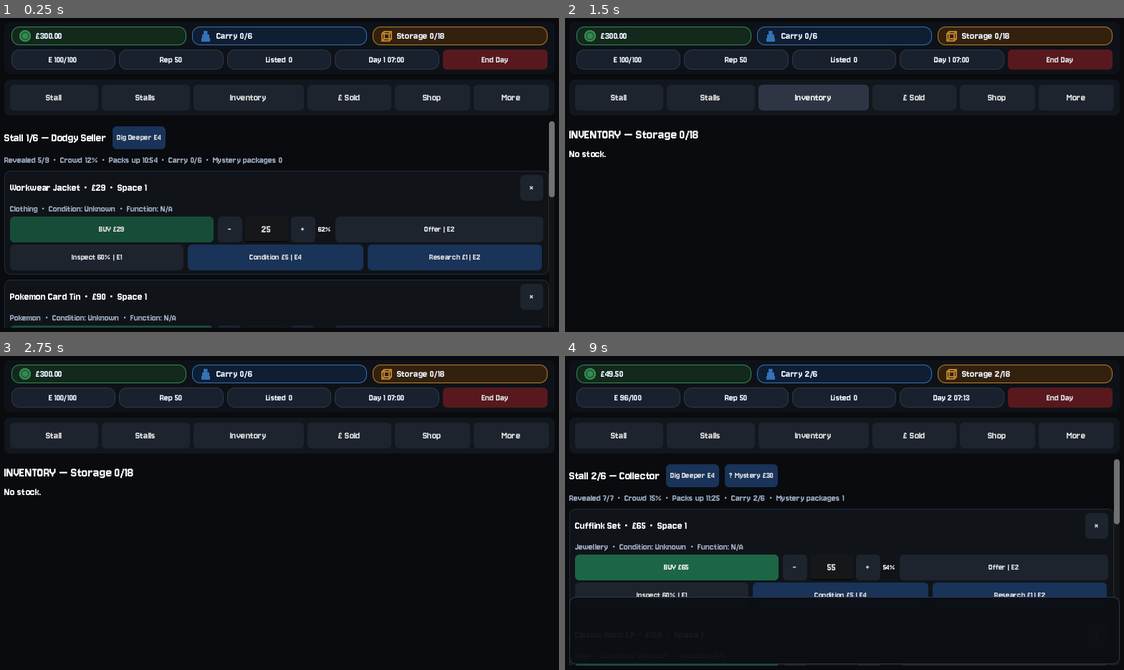
Above: before the commit, frames 1-4 (two rows, left to right).
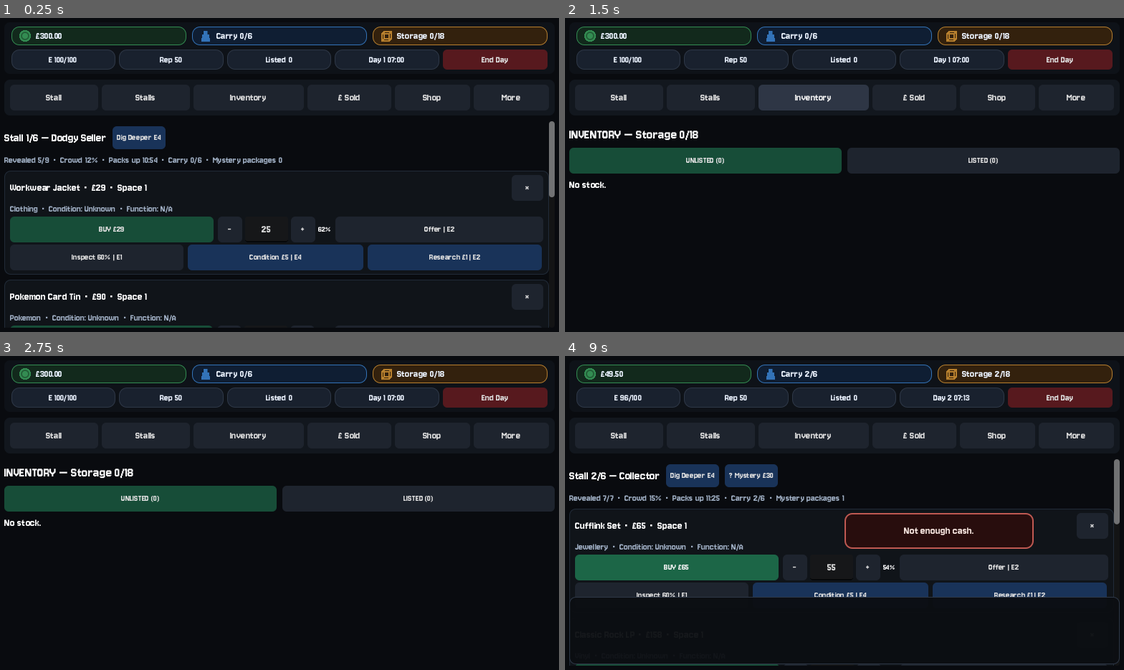
Above: after the commit, the same moments.

Repository: wmilburn1997-ai/car-boot-reseller
Game: Godot game, scene res://Main.tscn
Two runs of this game, one before a commit and one after it. Both use one fixed random seed, a clock stepped at 60 frames per second and the inputs below.
Inputs (mouse positions are in pixels of both pictures, inside the frame that each line leads up to):
- Up to frame 1 (0.25 s): no input
- Up to frame 2 (1.5 s): click "Stall" at 0.5 s; click "Inventory" at 1.25 s
- Up to frame 3 (2.75 s): click (139, 497) at 2 s, where only the run after the commit has a clickable "UNLISTED (0)"
- Up to frame 4 (9 s): click (984, 497) at 2.75 s, where only the run after the commit has a clickable "LISTED (0)"; click "End Day" at 3.5 s; click "Stalls" at 4.25 s; click "Go | 5 min" at 5 s; click "Dig Deeper E4" at 5.75 s; click "×" at 6.5 s; click "BUY £158" at 7.25 s; click "BUY £86" at 8 s; click "BUY £65" at 8.75 s

The runs differ from the first frame. In frame 1, less than 0.1% of the frame differs, in the area x 93-96%, y 53-90%; in frame 2, 8.1%, in the area x 0-100%, y 41-55%; in frame 3, 8.1%; in frame 4, 0.6%.

Commit message:
Main gd blocked popup

Diff:
--- a/main.gd
+++ b/main.gd
@@ -144,6 +144,9 @@
 var status_label
 var status_panel
 var status_hide_timer
+var blocked_popup
+var blocked_popup_label
+var blocked_popup_timer
 var tooltip_is_held = false
 
 
@@ -163,6 +166,7 @@
 var tooltip_saved_text = ""
 var total_haggled_savings = 0.0
 var pending_instant_sale_banner = ""
+var inventory_tab = "unlisted"
 var package_insight_level = 0
 var persuasion_level = 0
 const PACKAGE_INSIGHT_MAX = 20
@@ -386,7 +390,7 @@
 	nav_panel.add_child(nav)
 	add_nav_button(nav, "Stall", Callable(self, "show_stall"))
 	add_nav_button(nav, "Stalls", Callable(self, "show_stall_list"))
-	add_nav_button(nav, "Inventory", Callable(self, "show_inventory"))
+	add_nav_button(nav, "Inventory", Callable(self, "show_inventory_fresh"))
 	add_nav_button(nav, "£ Sold", Callable(self, "show_sold_history"))
 	add_nav_button(nav, "Shop", Callable(self, "show_shop"))
 	add_nav_button(nav, "More", Callable(self, "show_more_menu"))
@@ -466,6 +470,44 @@
 	status_hide_timer.wait_time = 4.0
 	status_hide_timer.timeout.connect(Callable(self, "_hide_status_overlay"))
 	add_child(status_hide_timer)
+
+	blocked_popup = PanelContainer.new()
+	blocked_popup.set_anchors_preset(Control.PRESET_CENTER)
+	blocked_popup.mouse_filter = Control.MOUSE_FILTER_IGNORE
+	blocked_popup.visible = false
+	blocked_popup.z_index = 100
+	var blocked_style = StyleBoxFlat.new()
+	blocked_style.bg_color = Color(0.16,0.05,0.05,0.97)
+	blocked_style.border_width_left = 2
+	blocked_style.border_width_top = 2
+	blocked_style.border_width_right = 2
+	blocked_style.border_width_bottom = 2
+	blocked_style.border_color = Color(0.75,0.35,0.32,1.0)
+	blocked_style.corner_radius_top_left = 10
+	blocked_style.corner_radius_top_right = 10
+	blocked_style.corner_radius_bottom_left = 10
+	blocked_style.corner_radius_bottom_right = 10
+	blocked_style.content_margin_left = 22
+	blocked_style.content_margin_right = 22
+	blocked_style.content_margin_top = 16
+	blocked_style.content_margin_bottom = 16
+	blocked_popup.add_theme_stylebox_override("panel", blocked_style)
+	add_child(blocked_popup)
+
+	blocked_popup_label = Label.new()
+	blocked_popup_label.autowrap_mode = TextServer.AUTOWRAP_WORD_SMART
+	blocked_popup_label.horizontal_alignment = HORIZONTAL_ALIGNMENT_CENTER
+	blocked_popup_label.custom_minimum_size = Vector2(220, 0)
+	blocked_popup_label.add_theme_font_size_override("font_size", 16)
+	blocked_popup_label.add_theme_color_override("font_color", Color(0.95,0.88,0.86,1.0))
+	blocked_popup.add_child(blocked_popup_label)
+
+	blocked_popup_timer = Timer.new()
+	blocked_popup_timer.one_shot = true
+	blocked_popup_timer.wait_time = 2.6
+	blocked_popup_timer.timeout.connect(Callable(self, "_hide_blocked_popup"))
+	add_child(blocked_popup_timer)
+
 	update_header()
 
 func show_more_menu():
@@ -686,6 +728,20 @@
 	status_label.add_theme_color_override("font_color", color)
 	_show_status_overlay(true)
 
+func show_blocked_popup(text):
+	if blocked_popup == null:
+		return
+	blocked_popup_label.text = text
+	blocked_popup.visible = true
+	blocked_popup.move_to_front()
+	blocked_popup.reset_size()
+	blocked_popup.set_anchors_preset(Control.PRESET_CENTER)
+	blocked_popup_timer.start()
+
+func _hide_blocked_popup():
+	if blocked_popup != null:
+		blocked_popup.visible = false
+
 func _show_status_overlay(auto_hide = true):
 	if status_panel == null:
 		return
@@ -1078,7 +1134,6 @@
 		if item["dismissed"]:
 			continue
 		var panel = make_card()
-		panel.gui_input.connect(Callable(self, "_on_stall_card_input").bind(panel, i))
 		body.add_child(panel)
 		var card = VBoxContainer.new()
 		card.size_flags_horizontal = Control.SIZE_EXPAND_FILL
@@ -1107,7 +1162,8 @@
 		var dismiss_button = Button.new()
 		dismiss_button.text = "×"
 		dismiss_button.tooltip_text = "Not interested — hide this item for the rest of this stall visit. Free, no time cost. It's still there for anyone else, and dismissing doesn't affect the real item pool."
-		dismiss_button.custom_minimum_size = Vector2(32, 32)
+		dismiss_button.custom_minimum_size = Vector2(44, 44)
+		dismiss_button.add_theme_font_size_override("font_size", 20)
 		style_button(dismiss_button, "nav")
 		dismiss_button.pressed.connect(Callable(self, "dismiss_stall_item").bind(i))
 		name_row.add_child(dismiss_button)
@@ -1389,20 +1445,6 @@
 	stall["stock"][index]["dismissed"] = true
 	show_stall()
 
-func _on_stall_card_input(event, panel, index):
-	if event is InputEventScreenTouch:
-		if event.pressed:
-			panel.set_meta("swipe_start", event.position)
-			panel.set_meta("swipe_total", Vector2.ZERO)
-		else:
-			if panel.has_meta("swipe_total"):
-				var total = panel.get_meta("swipe_total")
-				if total.x < -80.0 and abs(total.y) < 50.0:
-					dismiss_stall_item(index)
-	elif event is InputEventScreenDrag:
-		if panel.has_meta("swipe_total"):
-			panel.set_meta("swipe_total", panel.get_meta("swipe_total") + event.relative)
-
 func haggle_item(index, value_edit):
 	var stall = stalls[current_stall_index]
 	var item = stall["stock"][index]
@@ -1587,10 +1629,10 @@
 		set_status("They won't sell you this item today.")
 		return
 	if cash < item["asking"]:
-		set_status("You don't have enough cash.")
+		show_blocked_popup("Not enough cash.")
 		return
 	if not can_carry(item):
-		set_status("BAG FULL — This item needs %d space. Upgrade carrying capacity in the Shop." % size_units(item))
+		show_blocked_popup("Not enough space in your bag.")
 		return
 	if not can_store(item):
 		set_status("HOME STORAGE FULL — Upgrade storage in the Shop before buying more stock.")
@@ -1775,6 +1817,10 @@
 			stall["stock"].remove_at(idx)
 			status_label.text += " A rival grabbed %s while you were occupied." % gone
 
+func show_inventory_fresh():
+	inventory_tab = "unlisted"
+	show_inventory()
+
 func show_inventory():
 	current_screen_name = "show_inventory"
 	clear_body()
@@ -1785,6 +1831,31 @@
 	title.add_theme_font_size_override("font_size", 20)
 	title.text = "INVENTORY — Storage %d/%d" % [inventory_space_used(), storage_upgrades[storage_level]["capacity"]]
 	body.add_child(title)
+
+	var unlisted_count = 0
+	var listed_count = 0
+	for it in inventory:
+		if it["listed"]:
+			listed_count += 1
+		else:
+			unlisted_count += 1
+
+	var tab_row = HBoxContainer.new()
+	tab_row.add_theme_constant_override("separation", 8)
+	body.add_child(tab_row)
+	var unlisted_tab = Button.new()
+	unlisted_tab.text = "UNLISTED (%d)" % unlisted_count
+	unlisted_tab.size_flags_horizontal = Control.SIZE_EXPAND_FILL
+	style_button(unlisted_tab, "buy" if inventory_tab == "unlisted" else "nav")
+	unlisted_tab.pressed.connect(Callable(self, "_switch_inventory_tab").bind("unlisted"))
+	tab_row.add_child(unlisted_tab)
+	var listed_tab = Button.new()
+	listed_tab.text = "LISTED (%d)" % listed_count
+	listed_tab.size_flags_horizontal = Control.SIZE_EXPAND_FILL
+	style_button(listed_tab, "buy" if inventory_tab == "listed" else "nav")
+	listed_tab.pressed.connect(Callable(self, "_switch_inventory_tab").bind("listed"))
+	tab_row.add_child(listed_tab)
+
 	if pending_instant_sale_banner != "":
 		var banner_panel = make_card()
 		body.add_child(banner_panel)
@@ -1803,10 +1874,14 @@
 		empty.text = "No stock."
 		body.add_child(empty)
 		return
+	var showing_any = false
 
 
 	for i in range(inventory.size()):
 		var item = inventory[i]
+		if item["listed"] != (inventory_tab == "listed"):
+			continue
+		showing_any = true
 		var panel = make_card()
 		body.add_child(panel)
 		var card = VBoxContainer.new()
@@ -2023,8 +2098,21 @@
 		else:
 			add_listing_controls(card, i, item, potential)
 
-
-	set_status("Choose your own asking price. Buyer Interest is tied directly to the daily buyer roll.")
+	if not showing_any:
+		var empty_tab = Label.new()
+		empty_tab.autowrap_mode = TextServer.AUTOWRAP_WORD_SMART
+		empty_tab.size_flags_horizontal = Control.SIZE_EXPAND_FILL
+		if inventory_tab == "listed":
+			empty_tab.text = "Nothing listed yet. Create a listing from the Unlisted tab."
+		else:
+			empty_tab.text = "Nothing unlisted — everything you own is currently listed."
+		body.add_child(empty_tab)
+	else:
+		set_status("Choose your own asking price. Buyer Interest is tied directly to the daily buyer roll.")
+
+func _switch_inventory_tab(tab):
+	inventory_tab = tab
+	show_inventory()
 
 func function_status(item):
 	if not item["testable"]:
@@ -2559,7 +2647,7 @@
 		set_status("Confirmed counterfeit items cannot be listed normally.")
 		return
 	if item["testable"] and not item["tested"]:
-		set_status("TEST REQUIRED — Electrical/electronic items must be tested before listing.")
+		show_blocked_popup("You need to test this item first.")
 		return
 	var potential = estimate_identified_potential(item)
 	var price = clamp(_parse_price(value_edit.text), float(potential[0]), float(potential[1]))
@@ -2942,6 +3030,24 @@
 	show_shop()
 
 var patch_notes = [
+	{"version": "Latest — 09/09/2026 15:20", "notes": [
+		"Removed swipe-to-dismiss on mobile (kept just the × button, made bigger and easier to tap on both mobile and desktop)",
+		"Blocked-action messages now use exact short wording: 'Not enough cash.', 'Not enough space in your bag.', 'You need to test this item first.'",
+		"Inventory split into UNLISTED / LISTED tabs with live counts — always opens on Unlisted; listing/unlisting moves items between tabs immediately",
+	]},
+	{"version": "Latest — 09/09/2026 14:50", "notes": [
+		"Swipe left to dismiss a stall item on mobile (session-only, doesn't touch the real item pool, free — no Energy or time cost)",
+		"Added a small × button next to every stall item for the same dismiss action on desktop",
+	]},
+	{"version": "Latest — 09/09/2026 14:30", "notes": [
+		"Authenticate button now shows its accuracy % before pressing, and the actual Chance/Rolled/Result outcome on the button itself afterward — matching Test and Deep Research",
+	]},
+	{"version": "Latest — 09/09/2026 14:10", "notes": [
+		"The exact Inspect result (e.g. 'Looks rough', 'Looks unusually clean') now persists into the Inventory card if the item was inspected before buying",
+	]},
+	{"version": "Latest — 09/09/2026 13:50", "notes": [
+		"£ Sold tab now shows a Profit column, calculated from the actual realised sale after fees/postage/packaging/paid/research spend — green if positive, red if negative",
+	]},
 	{"version": "Latest — 08/09/2026 22:28", "notes": [
 		"Polished the main mobile navigation: Stall, Stalls, Inventory, £ Sold, Shop and More now fill the full row cleanly with no wasted space",
 		"Stall, Stalls and especially Inventory have been given more room while all six navigation buttons remain on one line",
Not shown, changed: docs/index.html
Not shown, changed: docs/index.pck
